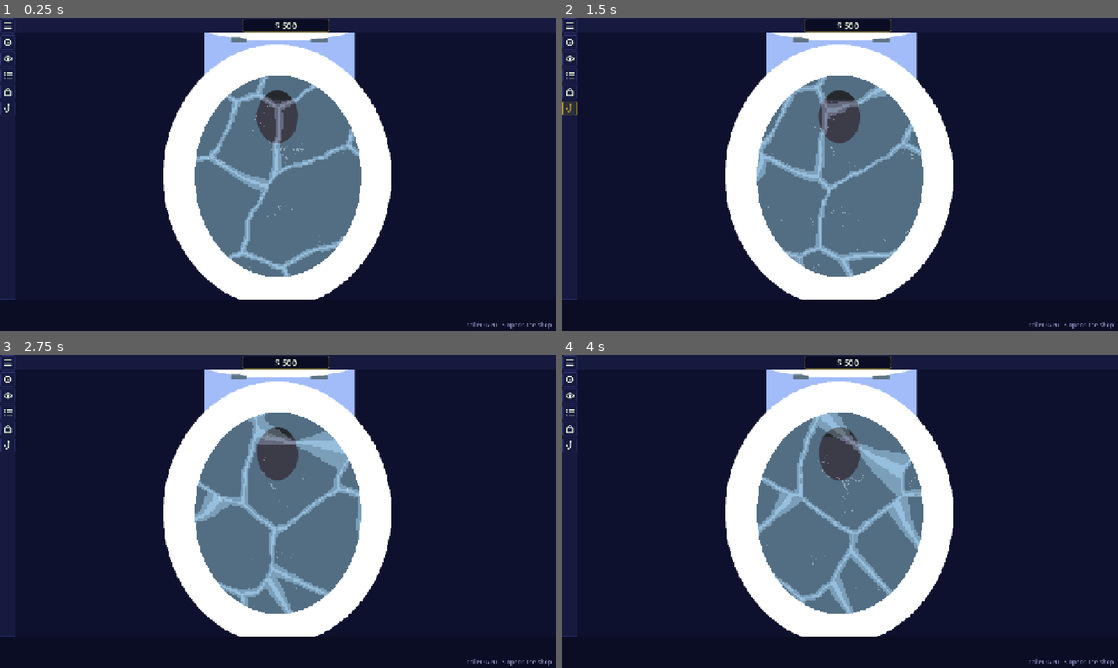
Above: before the commit, frames 1-4 (two rows, left to right).
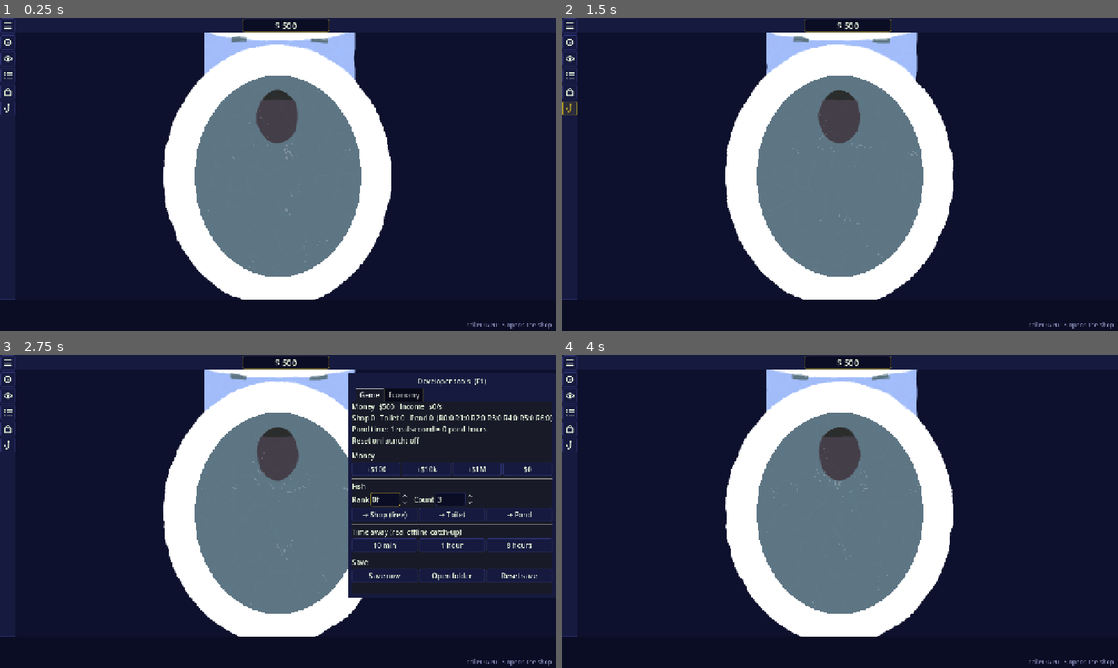
Above: after the commit, the same moments.

Repository: frnklnnlsn/koi-idle
Game: Godot game, scene res://game_parts/user_interface/scenes/main_UI.tscn
Same seed, same stepped clock (60 frames per second), same inputs: the game is played once before the commit and once after it.
Inputs (mouse positions are in pixels of both pictures, inside the frame that each line leads up to):
- Up to frame 1 (0.25 s): no input
- Up to frame 2 (1.5 s): click (567, 108) at 0.5 s; click (567, 108) at 1.25 s
- Up to frame 3 (2.75 s): tap Enter at 2 s; move the mouse to (400, 495) at 2.02 s; hold D from 2.03 s (still down); tap P at 2.1 s; click (400, 495) at 2.17 s; tap F at 2.3 s
- Up to frame 4 (4 s): release D at 2.75 s; drag from (728, 527) to (812, 574) at 2.77 s; move the mouse to (895, 442) at 3.52 s; hold D from 3.53 s (still down); tap P at 3.6 s; tap F at 3.8 s

The runs differ from the first frame. In frame 1, 2.6% of the frame differs, in the area x 29-71%, y 4-90%; in frame 2, 2.9%; in frame 3, 9.5%, in the area x 29-100%, y 4-90%; in frame 4, 4.2%.

Commit message:
Trenna Save
Trenna Save

Diff:
--- a/koi-idle-godot/SandBox/FishTestGround/scenes/toilet_area.tscn
+++ b/koi-idle-godot/SandBox/FishTestGround/scenes/toilet_area.tscn
@@ -16,7 +16,7 @@
 [node name="ToiletArea" type="Area2D" unique_id=1489680432]
 metadata/_edit_vertical_guides_ = [128.0]
 
-[node name="Underwater" type="Node2D" parent="."]
+[node name="Underwater" type="Node2D" parent="." unique_id=1639702239]
 z_index = -20
 material = ExtResource("4_under")
 
@@ -31,13 +31,14 @@
 position = Vector2(0, 1)
 shape = SubResource("CapsuleShape2D_lsxmt")
 
-[node name="AboveWater" type="Node2D" parent="."]
+[node name="AboveWater" type="Node2D" parent="." unique_id=776651440]
 z_index = 20
 
 [node name="Rim" type="Sprite2D" parent="AboveWater" unique_id=1500697648]
 texture = ExtResource("2_t615y")
 
 [node name="SwimShape" type="CollisionShape2D" parent="." unique_id=1964696330]
+visible = false
 shape = SubResource("CapsuleShape2D_r3384")
 debug_color = Color(0.6, 1, 0.38, 0.25)
 script = ExtResource("3_swim")
--- a/koi-idle-godot/game_parts/FishComposition/resources/pond_water_floor.tres
+++ b/koi-idle-godot/game_parts/FishComposition/resources/pond_water_floor.tres
@@ -1,29 +1,27 @@
 [gd_resource type="ShaderMaterial" format=3 uid="uid://chr2uba2n6oeh"]
 
 [ext_resource type="Shader" uid="uid://bhq2gr2uohx5b" path="res://game_parts/FishComposition/shaders/pond_water.gdshader" id="1_water"]
-[ext_resource type="Texture2D" uid="uid://dtgyhc27mfirj" path="res://game_parts/FishComposition/resources/water_noise.tres" id="2_noise"]
 
 [resource]
 shader = ExtResource("1_water")
 shader_parameter/surface_layer = false
 shader_parameter/pixel_size = 2.0
 shader_parameter/water_color = Color(0.05, 0.07, 0.18, 0)
-shader_parameter/noise = ExtResource("2_noise")
 shader_parameter/noise_px = 256.0
 shader_parameter/rippling = 4.0
-shader_parameter/light_color = Color(0.44705883, 0.59607846, 0.9490196, 0.039215688)
-shader_parameter/highlight_color = Color(0.8, 0.9033333, 1, 0.039215688)
-shader_parameter/light_scale = 10.0
-shader_parameter/light_speed = 0.5
+shader_parameter/light_color = Color(0.11764706, 0.16078432, 0.25882354, 0.039215688)
+shader_parameter/highlight_color = Color(0.2509804, 0.28235295, 0.32156864, 0.039215688)
+shader_parameter/light_scale = 15.0
+shader_parameter/light_speed = 0.35000000521542
 shader_parameter/light_width = 0.38999999128272
 shader_parameter/band_at = 0.25
 shader_parameter/core_at = 0.7
-shader_parameter/sparkle_color = Color(1, 1, 1, 0.85)
+shader_parameter/sparkle_color = Color(1, 1, 1, 0.09411765)
 shader_parameter/sparkle_threshold = 0.55
 shader_parameter/sparkle_scale = 20.0
 shader_parameter/sparkles_only_on_light = true
 shader_parameter/foam_color = Color(0.85, 0.92, 1, 0.5)
-shader_parameter/foam_width = 6.0
+shader_parameter/foam_width = 0.0
 shader_parameter/foam_center = Vector2(0, 0)
 shader_parameter/foam_radii = Vector2(0, 0)
 shader_parameter/foam_rotation = 0.0
--- a/koi-idle-godot/game_parts/FishComposition/resources/pond_water_surface.tres
+++ b/koi-idle-godot/game_parts/FishComposition/resources/pond_water_surface.tres
@@ -13,12 +13,12 @@
 shader_parameter/rippling = 20.0
 shader_parameter/light_color = Color(0.44705883, 0.59607846, 0.9490196, 0.38039216)
 shader_parameter/highlight_color = Color(0.8, 0.9033333, 1, 0.44705883)
-shader_parameter/light_scale = 48.0
+shader_parameter/light_scale = 30.0
 shader_parameter/light_speed = 0.05000000074506
 shader_parameter/light_width = 0.14
 shader_parameter/band_at = 0.25
 shader_parameter/core_at = 0.7
-shader_parameter/sparkle_color = Color(1, 1, 1, 0.38039216)
+shader_parameter/sparkle_color = Color(1, 1, 1, 0.19607843)
 shader_parameter/sparkle_threshold = 0.55
 shader_parameter/sparkle_scale = 17.0
 shader_parameter/sparkles_only_on_light = true
--- a/koi-idle-godot/game_parts/FishComposition/resources/underwater_material.tres
+++ b/koi-idle-godot/game_parts/FishComposition/resources/underwater_material.tres
@@ -1,20 +1,26 @@
-[gd_resource type="ShaderMaterial" format=3]
+[gd_resource type="ShaderMaterial" format=3 uid="uid://bctf4keiggvit"]
 
-[ext_resource type="Shader" path="res://game_parts/FishComposition/shaders/underwater.gdshader" id="1_under"]
-[ext_resource type="Texture2D" path="res://game_parts/FishComposition/resources/water_noise.tres" id="2_noise"]
+[ext_resource type="Shader" uid="uid://d2evvq7rqgyal" path="res://game_parts/FishComposition/shaders/underwater.gdshader" id="1_under"]
 
 [resource]
 shader = ExtResource("1_under")
-shader_parameter/noise = ExtResource("2_noise")
-shader_parameter/amplitude = 0.8
+shader_parameter/area_shape = 0
+shader_parameter/area_center = Vector2(0, 0)
+shader_parameter/area_size = Vector2(0, 0)
+shader_parameter/area_rotation = 0.0
+shader_parameter/amplitude = 1.5000000223518
 shader_parameter/wavelength = 36.0
 shader_parameter/speed = 0.9
 shader_parameter/cross_ripple = 0.6
-shader_parameter/light_scale = 90.0
-shader_parameter/light_speed = 0.5
+shader_parameter/light_strength = 0.05000000074506
+shader_parameter/light_color = Color(5.2582845e-06, 0.19862688, 0.29356682, 0.8117647)
+shader_parameter/light_scale = 26.0
+shader_parameter/light_speed = 0.45000000670554
 shader_parameter/light_width = 0.14
 shader_parameter/band_at = 0.25
 shader_parameter/core_at = 0.7
 shader_parameter/pixel_size = 2.0
 shader_parameter/noise_px = 256.0
 shader_parameter/rippling = 4.0
+shader_parameter/water_tint = Color(1, 1, 1, 0)
+shader_parameter/only_in_water = false
--- a/koi-idle-godot/scripts/dev/dev_tools.gd
+++ b/koi-idle-godot/scripts/dev/dev_tools.gd
@@ -7,7 +7,7 @@
 # exactly like it would in play.
 extends Node
 
-const TOGGLE_KEY := KEY_F1
+const TOGGLE_KEY := KEY_P
 
 var _layer: CanvasLayer
 var _panel: PanelContainer
Not shown: 1 places in koi-idle-godot/SandBox/FishTestGround/scenes/toilet_area.tscn that only renumber resources
Not shown: 1 places in koi-idle-godot/game_parts/FishComposition/resources/water_wobble_material.tres that only renumber resources
